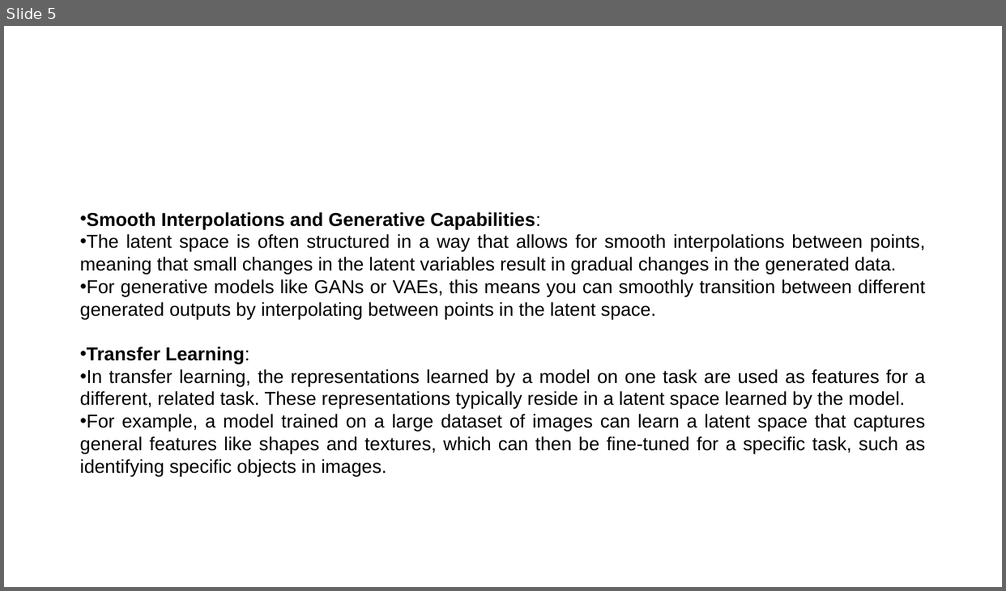
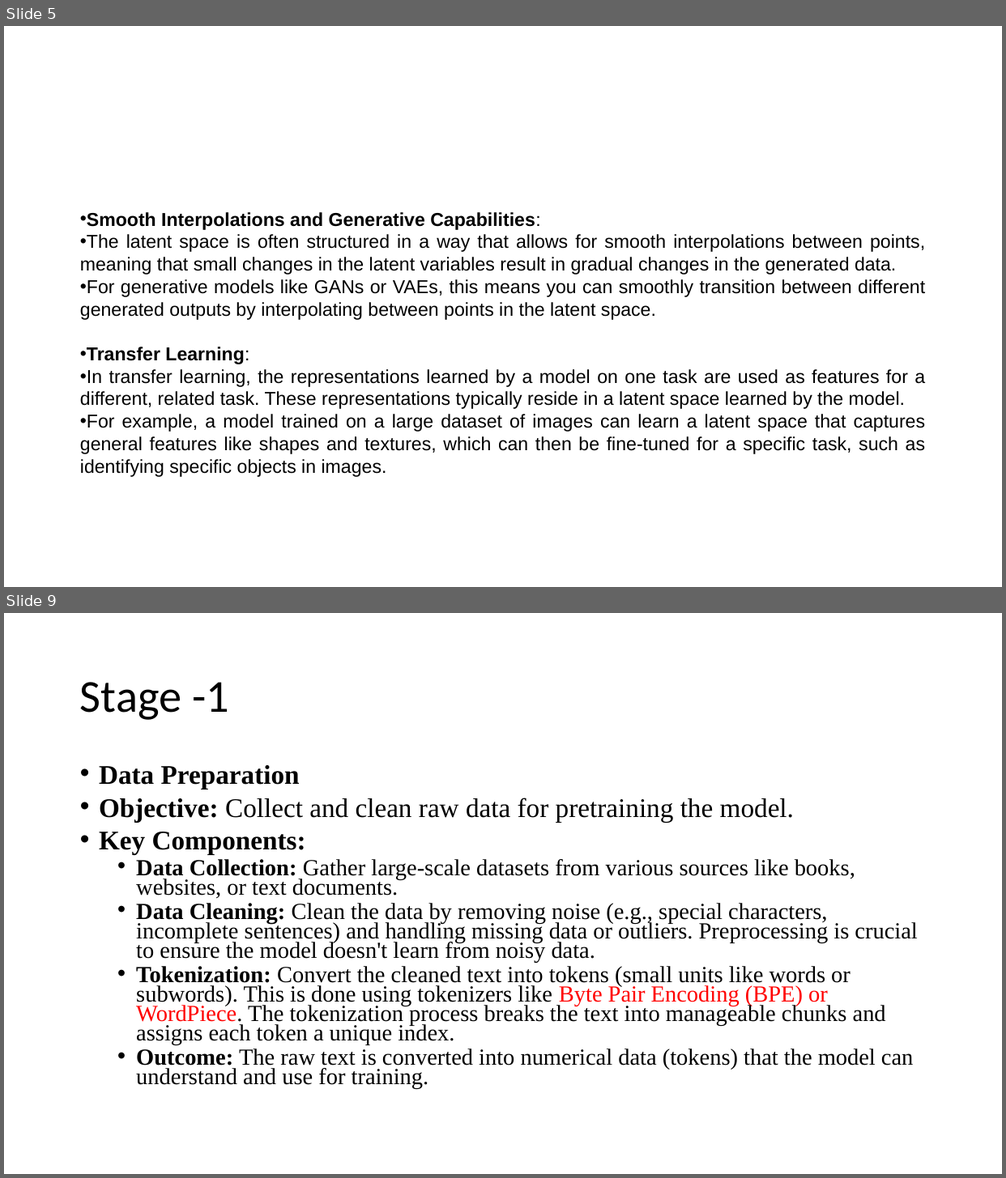
Before and after one commit to basudev2016/genai-dsc-2024, a slide deck: GenAI-2.pptx. Shown one above the other, each under a label of ours: slide 5 before the commit, slides 5 and 9 after it; the slides between them are not shown. The pictures are 1006x591 and 1006x1178 pixels, drawn with LibreOffice and Linux fonts; fonts in the diff are those of the drawing. Boxes give left, top, right and bottom in pixels: in the first picture for what was removed or moved away, otherwise in the second. Text is boxed around its words. In the diff, an @@ line names an element or a change of style, - is before the commit and + after.

```diff
--- a/GenAI-2.pptx
+++ b/GenAI-2.pptx
@@ slide 9 added at bbox=[4, 613, 1002, 1174], background #FFFFFF @@
@@ title added at bbox=[80, 682, 229, 720], 44 pt, text #000000 @@
+Stage -1
@@ text added at bbox=[99, 765, 917, 1089], 22.2 pt, text #000000 @@
+• Data Preparation
+• Objective: Collect and clean raw data for pretraining the model.
+• Key Components:
+  • Data Collection: Gather large-scale datasets from various sources like books, websites, or text documents.
+  • Data Cleaning: Clean the data by removing noise (e.g., special characters, incomplete sentences) and handling missing data or outliers. Preprocessing is crucial to ensure the model doesn't learn from noisy data.
+  • Tokenization: Convert the cleaned text into tokens (small units like words or subwords). This is done using tokenizers like Byte Pair Encoding (BPE) or WordPiece. The tokenization process breaks the text into manageable chunks and assigns each token a unique index.
+  • Outcome: The raw text is converted into numerical data (tokens) that the model can understand and use for training.
```
Also in this commit, not shown: 19 other slides added, 2 other files.
